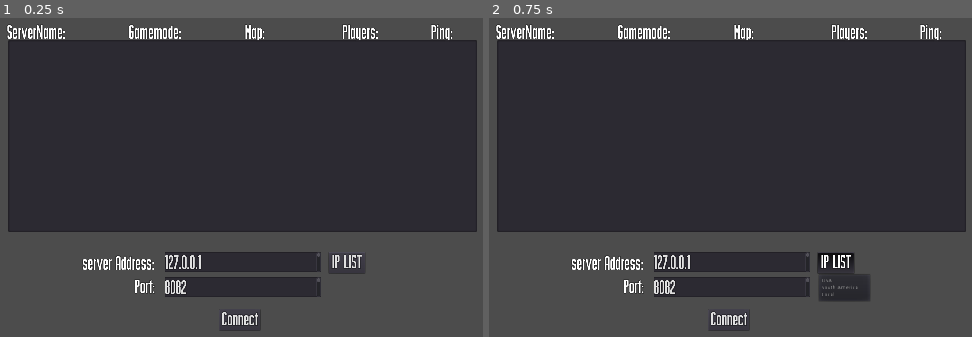
Above: before the commit, frames 1-2 (left to right).
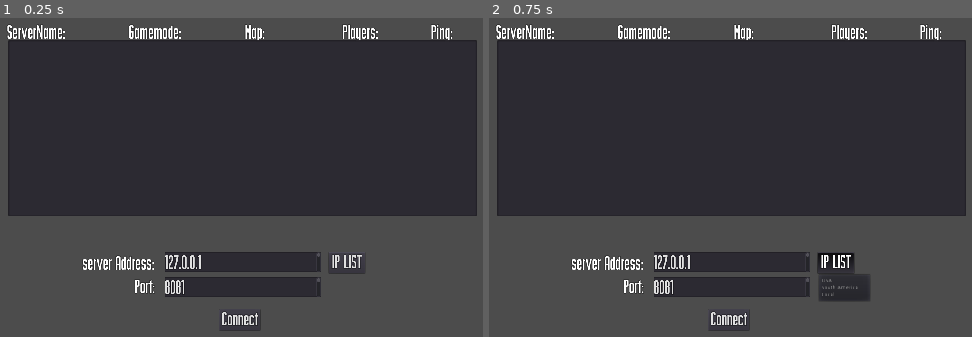
Above: after the commit, the same moments.

Repository: Galomortal47/Multiplayerserver
Game: Godot game, scene res://login.tscn
The game is run twice, just before and just after one commit, with the same random seed, the same clock (stepped at 60 frames per second) and the same inputs.
Inputs:
- Up to frame 1 (0.25 s): no input
- Up to frame 2 (0.75 s): click "IP LIST" at 0.5 s

The runs differ from the first frame. In frame 1, 4.9% of the frame differs, in the area x 1-99%, y 62-87%; in frame 2, 4.9%.
Error in both runs: Invalid get index 'ips' (on base: 'Nil'). (res://scripts/Login.gd:20)

Commit message:
browser list progress

Diff:
--- a/login.tscn
+++ b/login.tscn
@@ -80,6 +80,7 @@
 text = "Login"
 
 [node name="Join" type="Button" parent="Login/Login"]
+visible = false
 margin_left = 46.9701
 margin_top = 37.149
 margin_right = 151.971
@@ -87,15 +88,6 @@
 rect_scale = Vector2( 0.5, 0.5 )
 custom_fonts/font = ExtResource( 2 )
 text = "Join"
-
-[node name="Refresh" type="Button" parent="Login/Login"]
-margin_left = 204.311
-margin_top = -40.4135
-margin_right = 309.312
-margin_bottom = 13.5865
-rect_scale = Vector2( 0.5, 0.5 )
-custom_fonts/font = ExtResource( 2 )
-text = "Refresh"
 
 [node name="Register" type="Button" parent="Login/Login"]
 margin_left = -100.918
@@ -160,7 +152,7 @@
 margin_bottom = 111.63
 rect_scale = Vector2( 0.5, 0.5 )
 custom_fonts/font = ExtResource( 2 )
-text = "8082"
+text = "8081"
 
 [node name="Local" type="Button" parent="Login/Server"]
 visible = false
@@ -220,7 +212,7 @@
 margin_left = -300.0
 margin_top = -241.0
 margin_right = 300.0
-margin_bottom = 4.0
+margin_bottom = -16.0
 
 [node name="server_message" type="Label" parent="Login"]
 margin_left = -97.36
@@ -233,12 +225,17 @@
 visible = false
 script = ExtResource( 4 )
 
+[node name="Timer" type="Timer" parent="Login/RegisterLogin"]
+process_mode = 0
+autostart = true
+
 [connection signal="button_down" from="Login/Login/Login" to="Login" method="_on_Login_button_down"]
 [connection signal="button_down" from="Login/Login/Join" to="Login" method="_on_Join_button_down"]
-[connection signal="button_down" from="Login/Login/Refresh" to="Login/RegisterLogin" method="_on_Refresh_button_down"]
 [connection signal="button_down" from="Login/Login/Register" to="Login" method="_on_Register_button_down"]
 [connection signal="button_down" from="Login/Login/Reload" to="Login/Login/Reload" method="_on_Reload_button_down"]
 [connection signal="button_down" from="Login/Server/Local" to="Login" method="_on_Button2_button_down"]
 [connection signal="button_down" from="Login/Server/TCP-UDP" to="Login" method="_on_TCP_button_down"]
 [connection signal="button_down" from="Login/Server/Connect" to="Login/RegisterLogin" method="_on_Connect_button_down"]
 [connection signal="button_down" from="Login/Server/Connect" to="Login" method="_on_Connect_button_down"]
+[connection signal="item_activated" from="Login/Server_list/MenuButton" to="Login/RegisterLogin" method="_on_MenuButton_item_activated"]
+[connection signal="timeout" from="Login/RegisterLogin/Timer" to="Login/RegisterLogin" method="_on_Timer_timeout"]
--- a/scripts/Login.gd
+++ b/scripts/Login.gd
@@ -21,6 +21,8 @@
 	if data.auto_log == "true":
 		_on_Connect_button_down()
 		_on_Login_button_down()
+	_on_Connect_button_down()
+	get_node('RegisterLogin').connect_server()
 	pass # Replace with function body.
 
 func load_data():
--- a/scripts/RegisterLogin.gd
+++ b/scripts/RegisterLogin.gd
@@ -65,7 +65,7 @@
 	connect_server()
 	pass # Replace with function body.
 
-func _on_Refresh_button_down():
+func _on_Timer_timeout():
 	get_parent().get_node("Server_list/MenuButton").show()
 	players["operator"] = "Server_send"
 	players["login_register"] = login_data.duplicate()
@@ -74,6 +74,13 @@
 	pass # Replace with function body.
 
 
-func _on_Join_button_down():
-
+func _on_MenuButton_item_activated(index):
+	var user_index = users[index+1]
+	if recive_data.has(user_index):
+		var data = recive_data[user_index]
+		var ip = data.ip
+		ip.erase(0,7)
+		get_node("/root/singleton").ip = ip
+		get_node("/root/singleton").port = data.port
+		get_tree().change_scene(get_parent().main_scene)
 	pass # Replace with function body.
Not shown, changed: serverfps/Stress Test/app.js
Not shown, changed: serverfps/mt_server.js
